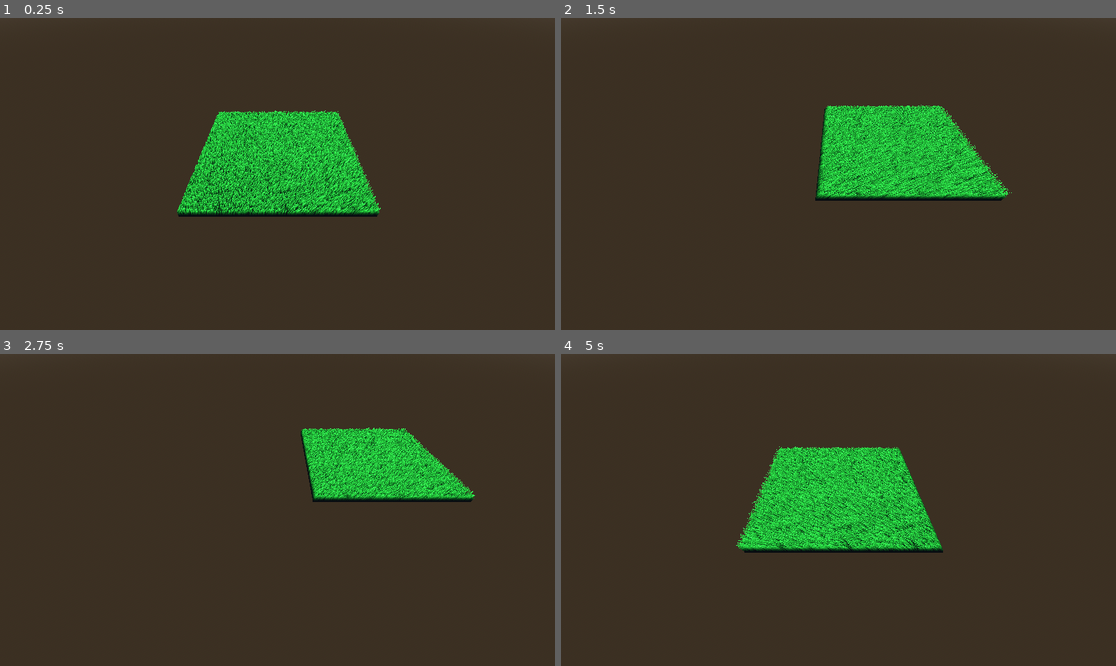
Above: before the commit, frames 1-4 (two rows, left to right).
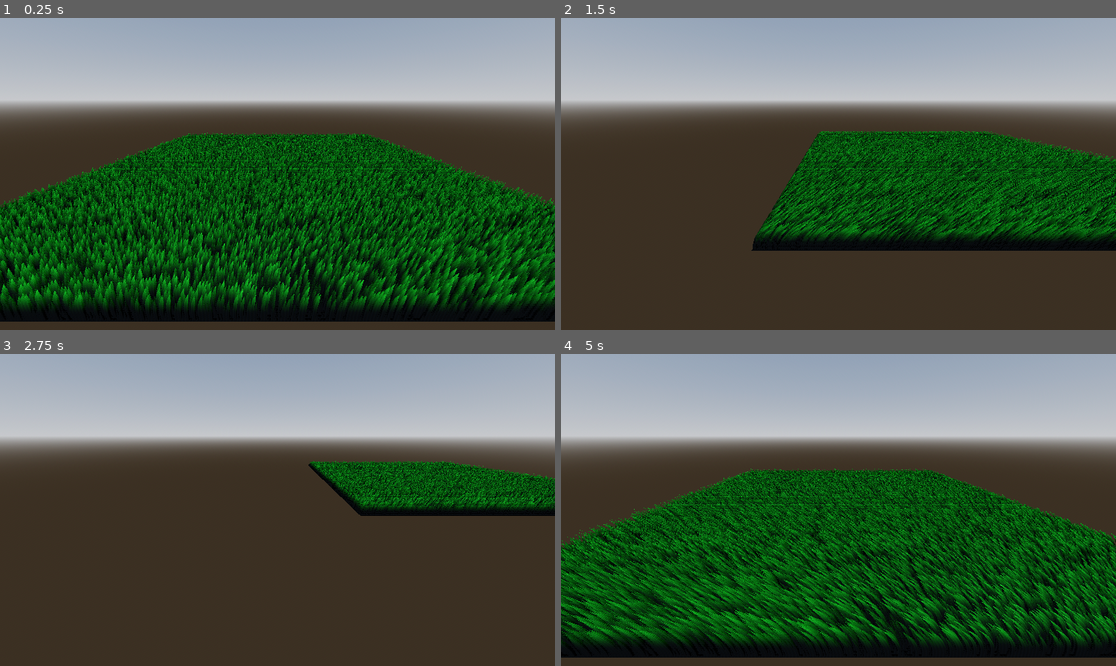
Above: after the commit, the same moments.

Repository: rdgh0st/ShellShadingChallenge
Game: Godot game, scene res://Scenes/outer_scene.tscn
The game is run twice, just before and just after one commit, with the same random seed, the same clock (stepped at 60 frames per second) and the same inputs. The project has no main scene, so this scene is started directly.
Inputs:
- Up to frame 1 (0.25 s): no input
- Up to frame 2 (1.5 s): hold D (Right) 0.53-1.28 s; hold E (Backward) from 1.28 s (still down)
- Up to frame 3 (2.75 s): release E (Backward) at 2.03 s; hold D (Right) from 2.03 s (still down)
- Up to frame 4 (5 s): release D (Right) at 2.78 s; hold Q (Forward) 2.78-3.53 s; hold A (Left) from 3.53 s (still down)

The runs differ from the first frame. In frame 1, 85% of the frame differs, in the area x 0-100%, y 0-98%; in frame 2, 54%; in frame 3, 39%; in frame 4, 85%.

Commit message:
updated normals

Diff:
--- a/Scenes/outer_scene.tscn
+++ b/Scenes/outer_scene.tscn
@@ -25,12 +25,12 @@
 shadow_enabled = true
 
 [node name="ShellParent" parent="." instance=ExtResource("1_63sap")]
-transform = Transform3D(1, 0, 0, 0, 1, 0, 0, 0, 1, 0, -1.05833, -1.80801)
+transform = Transform3D(1, 0, 0, 0, 1, 0, 0, 0, 1, 0, 0.288137, -0.9387)
 ShellCount = 30
-ShellLength = 0.005
+ShellLength = 0.003
 Density = 300.0
-WindIntensity = 0.5
+WindIntensity = 0.4
 WindDirection = Vector3(2.08165e-12, 2.08165e-12, 2.08165e-12)
 
 [node name="Camera3D" type="Camera3D" parent="."]
-transform = Transform3D(1, -5.95416e-16, 2.4663e-16, 2.4663e-16, 0.707107, 0.707107, -5.95416e-16, -0.707107, 0.707107, 0, 0.694777, 0.335566)
+transform = Transform3D(1, -4.68079e-16, 3.27752e-16, 3.27752e-16, 0.939693, 0.34202, -4.68079e-16, -0.34202, 0.939693, 0, 0.694777, 0.335566)
--- a/Shaders/Shell.gdshader
+++ b/Shaders/Shell.gdshader
@@ -59,6 +59,7 @@
 void fragment() {
 	vec2 newUV = UV * Density;
 	vec2 localUV = fract(newUV) * 2.0 - 1.0;
+	NORMAL = vec3(localUV.x, 0, localUV.y);
 
 	float localDistFromCenter = length(localUV);
 
@@ -84,4 +85,7 @@
 	vec3 H = clamp(dot(NORMAL, LIGHT), 0.0, 1.0) * ATTENUATION * LIGHT_COLOR * 0.5 + 0.5;
 	H = H * H;
     DIFFUSE_LIGHT += H;
+
+	vec3 HALF = (LIGHT + VIEW) / length(LIGHT + VIEW);
+
 }
